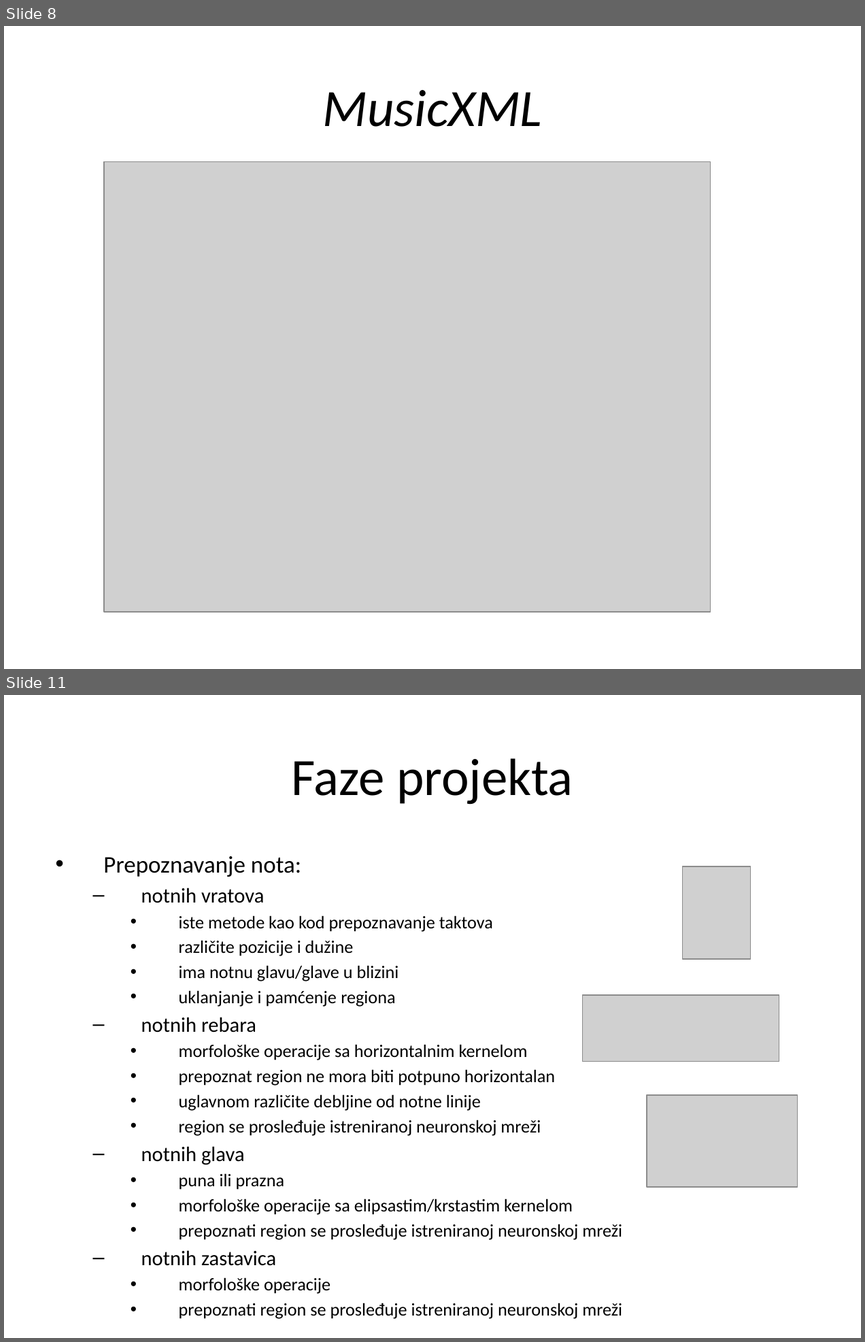
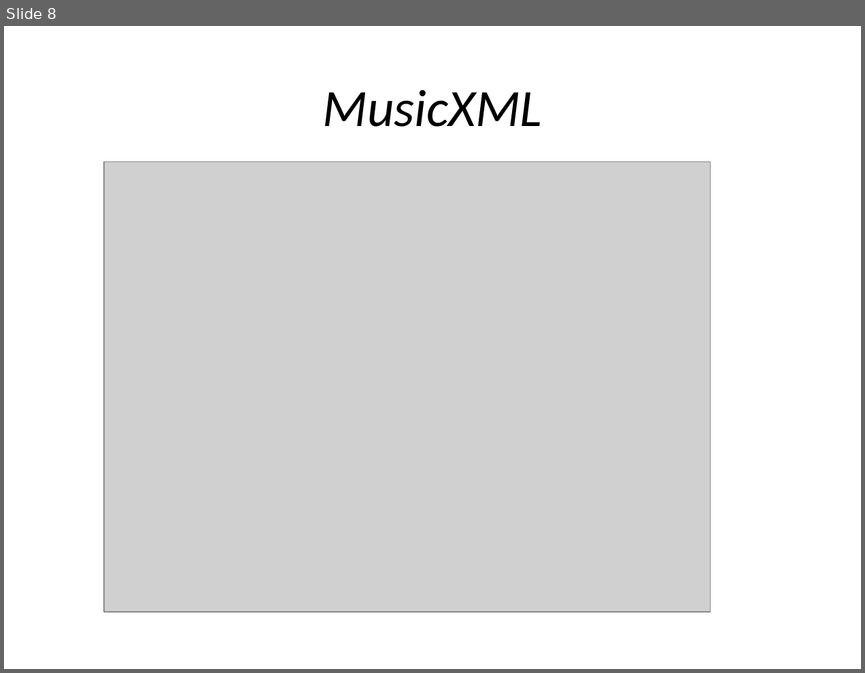
Before and after one commit to MilanRadeta/MusicReader, a slide deck: SoftProjekat.pptx. Shown one above the other, each under a label of ours: slides 8 and 11 before the commit, slide 8 after it; the slides between them are not shown. The pictures are 865x1342 and 865x673 pixels, drawn with LibreOffice and Linux fonts; fonts in the diff are those of the drawing; grey boxes stand for pictures. Boxes give left, top, right and bottom in pixels: in the first picture for what was removed or moved away, otherwise in the second. Text is boxed around its words. In the diff, an @@ line names an element or a change of style, - is before the commit and + after.

Commit message:
Presentation Testing Minor fixes Templates Test Images

```diff
--- a/SoftProjekat.pptx
+++ b/SoftProjekat.pptx
@@ slide 11 removed at bbox=[4, 695, 861, 1338], background #FFFFFF @@
@@ title removed at bbox=[292, 758, 573, 804] @@
-Faze projekta
@@ text removed at bbox=[103, 856, 622, 1319] @@
-• Prepoznavanje nota:
-  – notnih vratova
-    • iste metode kao kod prepoznavanje taktova
-    • različite pozicije i dužine
-    • ima notnu glavu/glave u blizini
-    • uklanjanje i pamćenje regiona
-  – notnih rebara
-    • morfološke operacije sa horizontalnim kernelom
-    • prepoznat region ne mora biti potpuno horizontalan
-    • uglavnom različite debljine od notne linije
-    • region se prosleđuje istreniranoj neuronskoj mreži
-  – notnih glava
-    • puna ili prazna
-    • morfološke operacije sa elipsastim/krstastim kernelom
-    • prepoznati region se prosleđuje istreniranoj neuronskoj mreži
-  – notnih zastavica
-    • morfološke operacije
-    • prepoznati region se prosleđuje istreniranoj neuronskoj mreži
@@ picture removed at bbox=[683, 866, 750, 959] @@
@@ picture removed at bbox=[582, 995, 779, 1061] @@
@@ picture removed at bbox=[647, 1095, 798, 1187] @@
```
Also in this commit, not shown: 6 slides changed, 95 slides added, 5 other slides removed, 22 other files.
